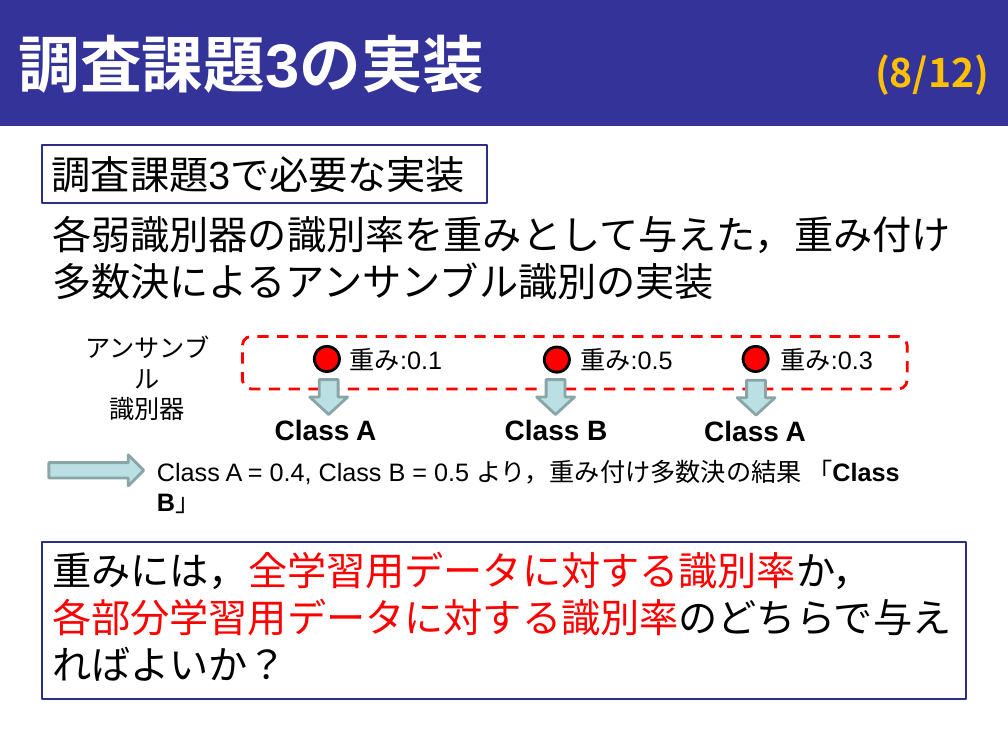
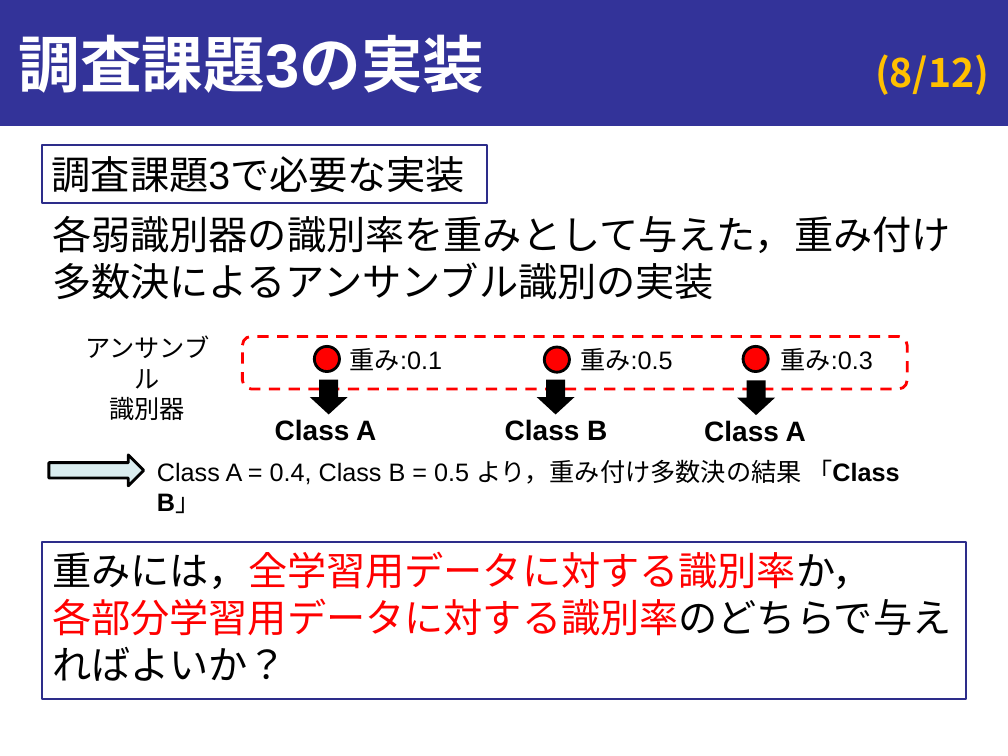
Before and after one commit to onikUone/Junior, a slide deck: slide 8 of 進捗報告_第1回_20190108.pptx. Drawn at 1008x756 pixels with LibreOffice and Linux fonts; fonts in the diff are those of the drawing. Boxes give left, top, right and bottom in pixels: in the first picture for what was removed or moved away, otherwise in the second. Text is boxed around its words. In the diff, an @@ line names an element or a change of style, - is before the commit and + after.

```diff
--- a/進捗報告_第1回_20190108.pptx
+++ b/進捗報告_第1回_20190108.pptx
@@ fill #BBE0E3 to #000000; outline #8AA6A8 2 pt to none in 3 elements at [309, 380, 348, 415], [536, 380, 575, 415], [737, 380, 775, 415] @@
@@ right arrow at [48, 455, 143, 486]: fill #BBE0E3 to #DAEDEF; outline #8AA6A8 2 pt to #000000 2 pt @@
```
Also in this commit, not shown: 3 other slides changed.
